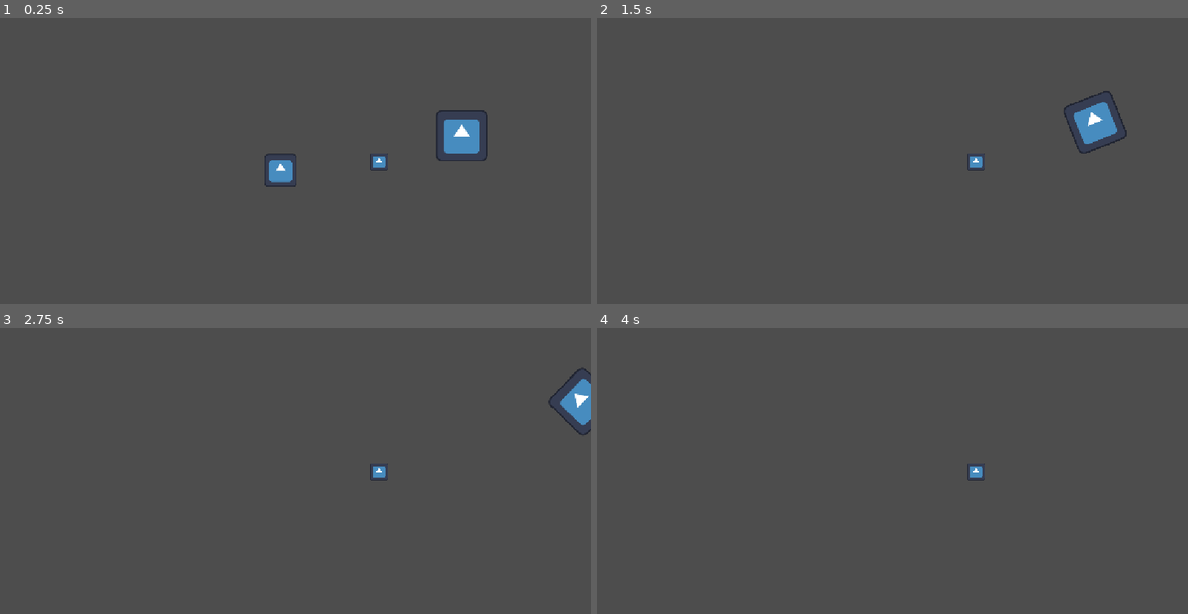
Above: before the commit, frames 1-4 (two rows, left to right).
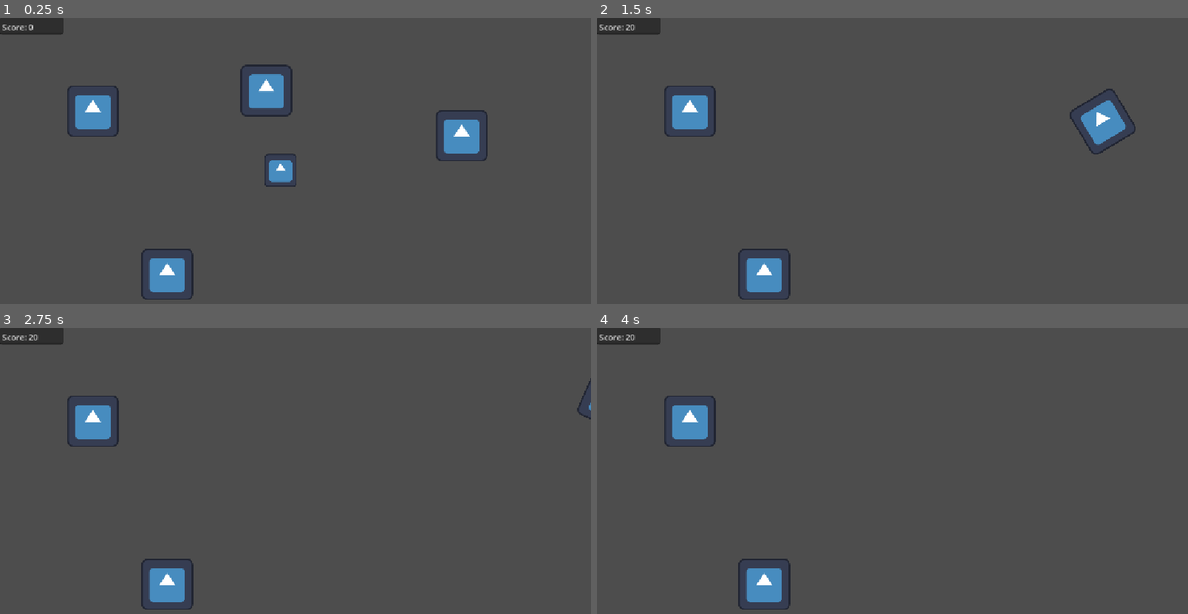
Above: after the commit, the same moments.

Repository: gomezmaganaemilio-eng/Asteroid
Game: Godot game, scene res://Main scene.tscn
Two runs of this game, one before a commit and one after it. Both use one fixed random seed, a clock stepped at 60 frames per second and the inputs below. The engine's default icon, where the game draws it, is replaced by a stand-in: a white triangle on a blue panel in a dark square.
Inputs:
- Up to frame 1 (0.25 s): no input
- Up to frame 2 (1.5 s): tap Enter at 0.5 s; hold D (Right) 0.53-1.28 s; tap Space (Shoot) at 0.6, 1.35 s; hold S (Down) from 1.28 s (still down)
- Up to frame 3 (2.75 s): release S (Down) at 2.03 s; hold D (Right) from 2.03 s (still down); tap Space (Shoot) at 2.1 s
- Up to frame 4 (4 s): release D (Right) at 2.78 s; hold W (Up) 2.78-3.53 s; tap Space (Shoot) at 2.85, 3.5, 3.6 s; hold A (Left) from 3.53 s (still down)

The runs differ from the first frame. In frame 1, 3.4% of the frame differs, in the area x 0-66%, y 0-99%; in frame 2, 3.3%; in frame 3, 3.1%; in frame 4, 2.5%.

Commit message:
Dividir, score, casi hp
Dividimos a los asteroides, escribimos el score y casi puede relod a game over

Diff:
--- a/Main scene.tscn
+++ b/Main scene.tscn
@@ -2,8 +2,8 @@
 
 [ext_resource type="Script" uid="uid://dvoo43cpflwr7" path="res://main_scene.gd" id="1_tphip"]
 [ext_resource type="PackedScene" uid="uid://b5655r4gpcoj1" path="res://Nave.tscn" id="2_7qccc"]
-[ext_resource type="PackedScene" uid="uid://dhy7cwe50334r" path="res://Bullet.tscn" id="3_ymjsc"]
 [ext_resource type="PackedScene" uid="uid://cq8i3i0shgvjj" path="res://Asteroid.tscn" id="4_yui23"]
+[ext_resource type="Script" uid="uid://c3ldpypptwr6l" path="res://UpdateUI.gd" id="5_yui23"]
 
 [node name="Main" type="Node2D" unique_id=1761369529]
 script = ExtResource("1_tphip")
@@ -11,8 +11,24 @@
 [node name="Nave" parent="." unique_id=1707135784 instance=ExtResource("2_7qccc")]
 position = Vector2(547, 298)
 
-[node name="Bullet" parent="." unique_id=621432341 instance=ExtResource("3_ymjsc")]
-position = Vector2(739, 281)
-
 [node name="Asteroid" parent="." unique_id=1443438254 instance=ExtResource("4_yui23")]
 position = Vector2(900, 230)
+
+[node name="Asteroid2" parent="." unique_id=582548673 instance=ExtResource("4_yui23")]
+position = Vector2(181, 182)
+mass = 1000.0
+
+[node name="Asteroid3" parent="." unique_id=1507153879 instance=ExtResource("4_yui23")]
+position = Vector2(326, 501)
+
+[node name="Asteroid4" parent="." unique_id=903101763 instance=ExtResource("4_yui23")]
+position = Vector2(519, 142)
+
+[node name="UI" type="Node" parent="." unique_id=1655044969 node_paths=PackedStringArray("ScoreDisplay")]
+script = ExtResource("5_yui23")
+ScoreDisplay = NodePath("Score Display")
+
+[node name="Score Display" type="TextEdit" parent="UI" unique_id=2034613106]
+offset_right = 124.0
+offset_bottom = 32.0
+text = "Score:"
--- /dev/null
+++ b/UpdateUI.gd
@@ -0,0 +1,12 @@
+extends Node
+@export var ScoreDisplay : TextEdit
+
+# Called when the node enters the scene tree for the first time.
+func _ready() -> void:
+	pass # Replace with function body.
+
+
+# Called every frame. 'delta' is the elapsed time since the previous frame.
+func _process(delta: float) -> void:
+	ScoreDisplay.text = "Score: "+ str(GameManager.score)
+	pass
--- a/asteroid.gd
+++ b/asteroid.gd
@@ -1,8 +1,23 @@
 class_name Asteroid extends RigidBody2D
 
+enum Size
+{
+	Big, Medium, Small
+}
+
+@export var size : Size = Size.Big
 
 # Called when the node enters the scene tree for the first time.
-func _ready() -> void:
+func _valid_size() -> void:
+	var set_scale = 0
+	if size == Size.Big: set_scale = 1
+	elif size == Size.Medium:
+		set_scale = 0.5
+	else:
+		set_scale = 0.3
+
+	for child in get_children():
+		(child as Node2D).global_scale *= set_scale
 	pass # Replace with function body.
 
 
@@ -15,7 +30,33 @@
 			if !(obj is Ship): continue
 			(obj as Ship)._take_dmg()
 			pass
+
+
 func _take_dmg() -> void:
-	print_debug("Asteroids destroyed")
-	queue_free() #destruye el objeto
+	GameManager.score += 10
+	if size == Size.Small:
+		queue_free() #destruye el objeto
+		return
+
+
+	var newAteroid1 = duplicate() as Asteroid
+	var newAteroid2 = duplicate() as Asteroid
+	get_parent().add_child(newAteroid1)
+	get_parent().add_child(newAteroid2)
+
+	var newSize = Size.Medium
+	if size == Size.Medium: newSize = Size.Small
+
+	newAteroid1.size = newSize
+	newAteroid2.size = newSize
+
+	newAteroid1._valid_size()
+	newAteroid2._valid_size()
+
+	var offset = Vector2.RIGHT * 100
+
+	newAteroid1.global_position = global_position + offset
+	newAteroid2.global_position = global_position - offset
+
+	queue_free()
 	pass
--- a/bullet.gd
+++ b/bullet.gd
@@ -15,5 +15,6 @@
 	var colliders = get_colliding_bodies()
 	for obj in colliders:
 			if !(obj is Asteroid): continue
+			queue_free()
 			(obj as Asteroid)._take_dmg()
 	pass
--- a/main_scene.gd
+++ b/main_scene.gd
@@ -1,6 +1,10 @@
-extends Node2D
+class_name GameManager extends Node2D
+static  var score: int = 0
+
 # Awake
 func _init() -> void:
+	print_debug("Game Started")
+	score = 0
 	pass
 
 
--- a/nave.gd
+++ b/nave.gd
@@ -1,6 +1,6 @@
 class_name Ship extends RigidBody2D
 
-
+@export_range(1, 5) var hitPoints = 3
 #los layers son los que mencionan a un objeto en especifico como funcionar, es decir que el 1 es la nave, el 2 es la bala y el 3 el asteroide
 #las mascaras son con quienes quieres interactuar, la nave quiere con el asteroide así que solo 3, pero el asteroide con la bala y la nave asi que es 1 y 2
 @export_range(200,800, 5) var speed : float = 600
@@ -8,15 +8,35 @@
 @export_category("Shooting")
 @export var bullet: PackedScene #export es como el serializefield
 @export var pivot: Node2D
+
+var initPos = Vector2.ZERO
+var iFrames = 0
 # start
 func _ready() -> void:
+	initPos = global_position
 	pass
 
 #Update
 func _process(delta: float) -> void:
+	if global_position.x >= 1152 - 28:
+		global_position.x = 0 + 30
+	if global_position.x <= 0 + 28:
+		global_position.x = 1152 -30
+	if global_position.y >= 648 - 28:
+		global_position.y = 0 + 30
+	if global_position.y <= 0 + 28:
+		global_position.y = 648 - 30
+
 	pass
 	#fixed update
 func _physics_process(delta: float) -> void:
+
+	if iFrames > 0:
+		contact_monitor = false
+		iFrames -= 1
+		pass
+
+
 	if Input.is_action_just_pressed("Shoot"):
 		_shoot()
 	var direction: Vector2 = Input.get_vector("Left","Right","Up","Down").normalized() #var le da direccion para darle una direccion
@@ -24,8 +44,14 @@
 	pass
 
 func _take_dmg() -> void:
-	print_debug("Ship destroyed")
-	queue_free()
+	hitPoints-=1
+	iFrames = 10
+
+	if hitPoints == 0:
+		print_debug("Ship Destroyed")
+		queue_free()
+
+	global_position = initPos
 	pass
 
 func _shoot() -> void:
Not shown, added: UpdateUI.gd.uid
